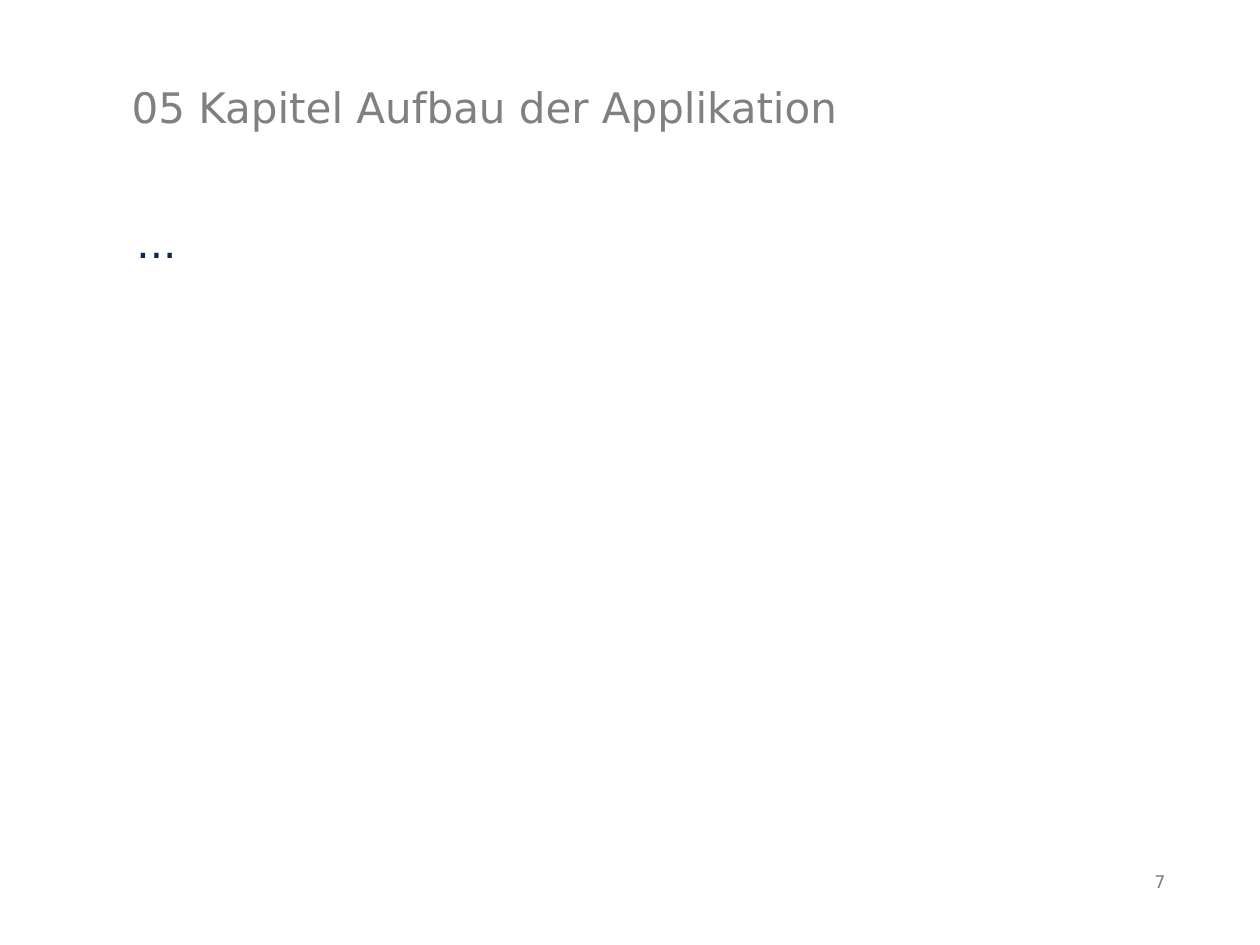
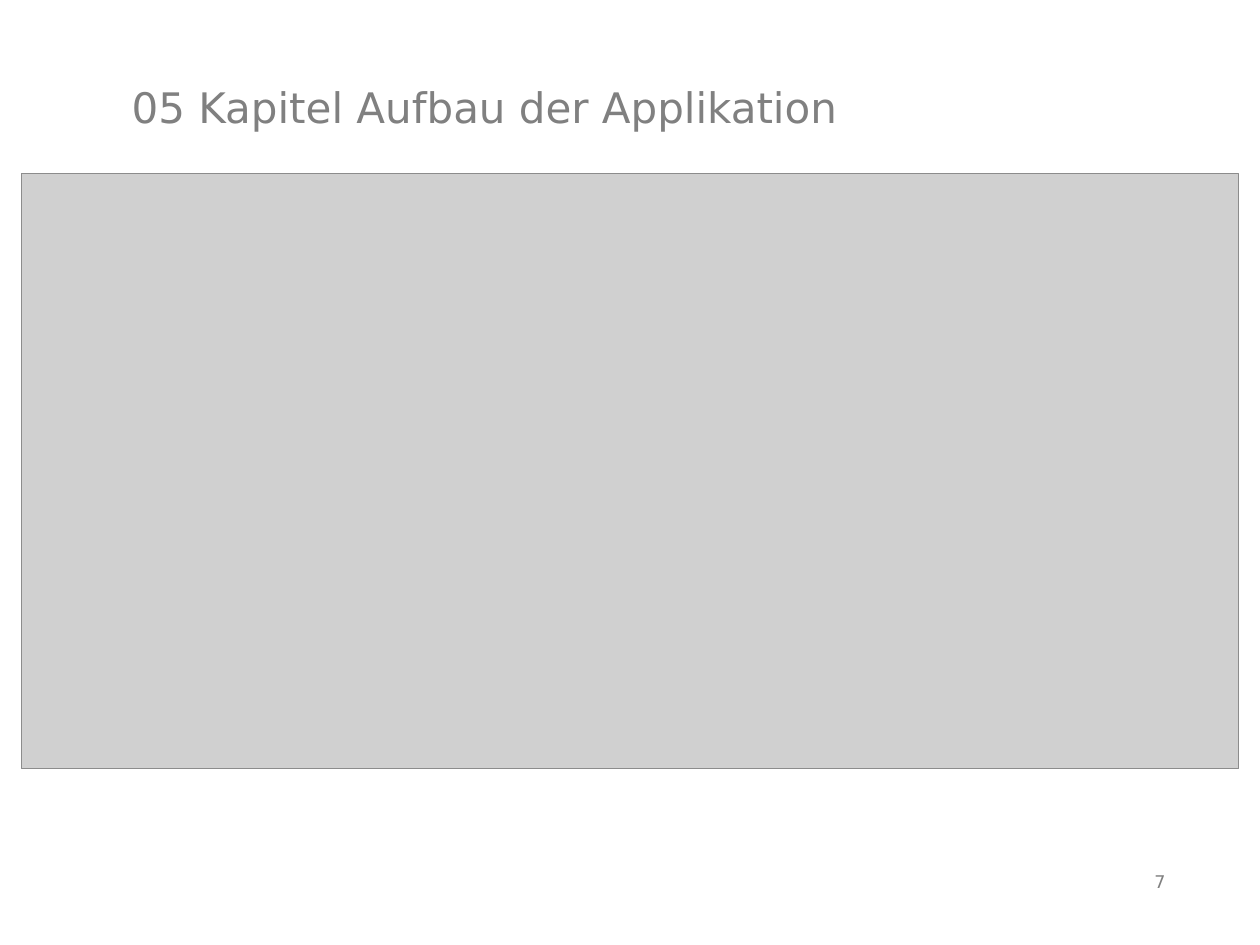
Before and after one commit to MarauderXtreme/bookshop-schiller, a slide deck: slide 7 of Präsi/bwtwfok.odp. Drawn at 1260x945 pixels with LibreOffice and Linux fonts; fonts in the diff are those of the drawing; grey boxes stand for pictures. Boxes give left, top, right and bottom in pixels: in the first picture for what was removed or moved away, otherwise in the second. Text is boxed around its words. In the diff, an @@ line names an element or a change of style, - is before the commit and + after.

Commit message:
inserted pictures in presentation sheets

```diff
--- a/Präsi/bwtwfok.odp
+++ b/Präsi/bwtwfok.odp
@@ picture added at (21,174,1239,769) @@
@@ text removed at (136,210,1166,693) @@
-...
```
Also in this commit, not shown: 3 other slides changed.
